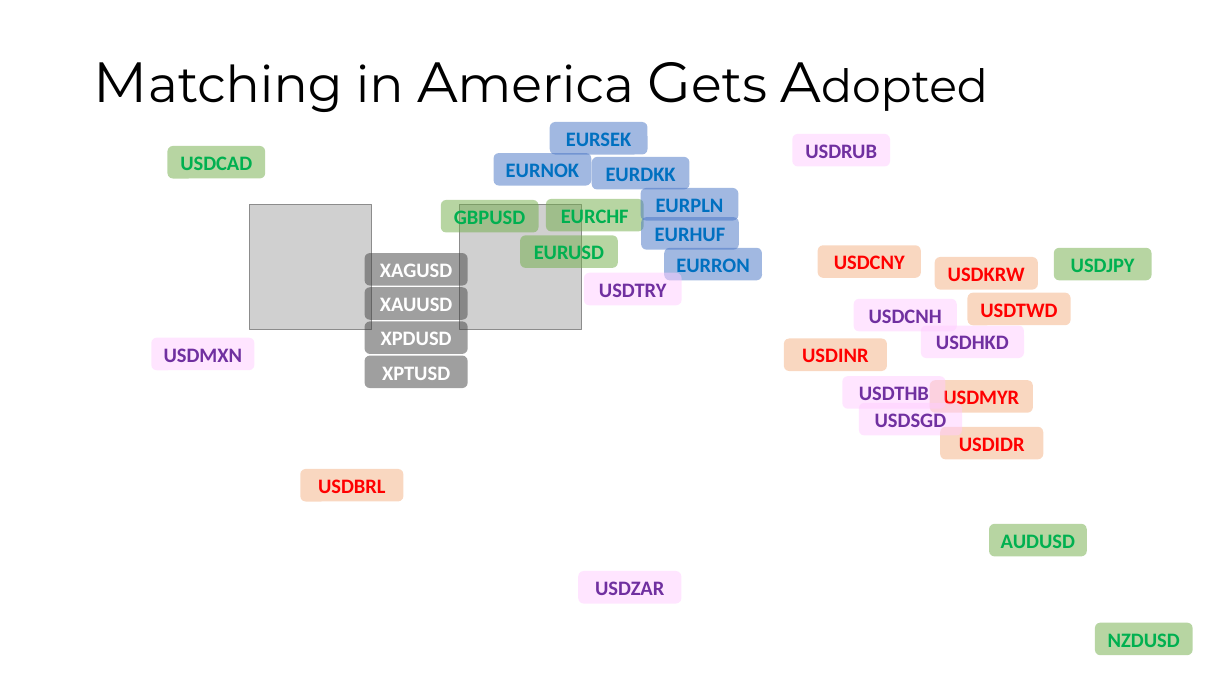
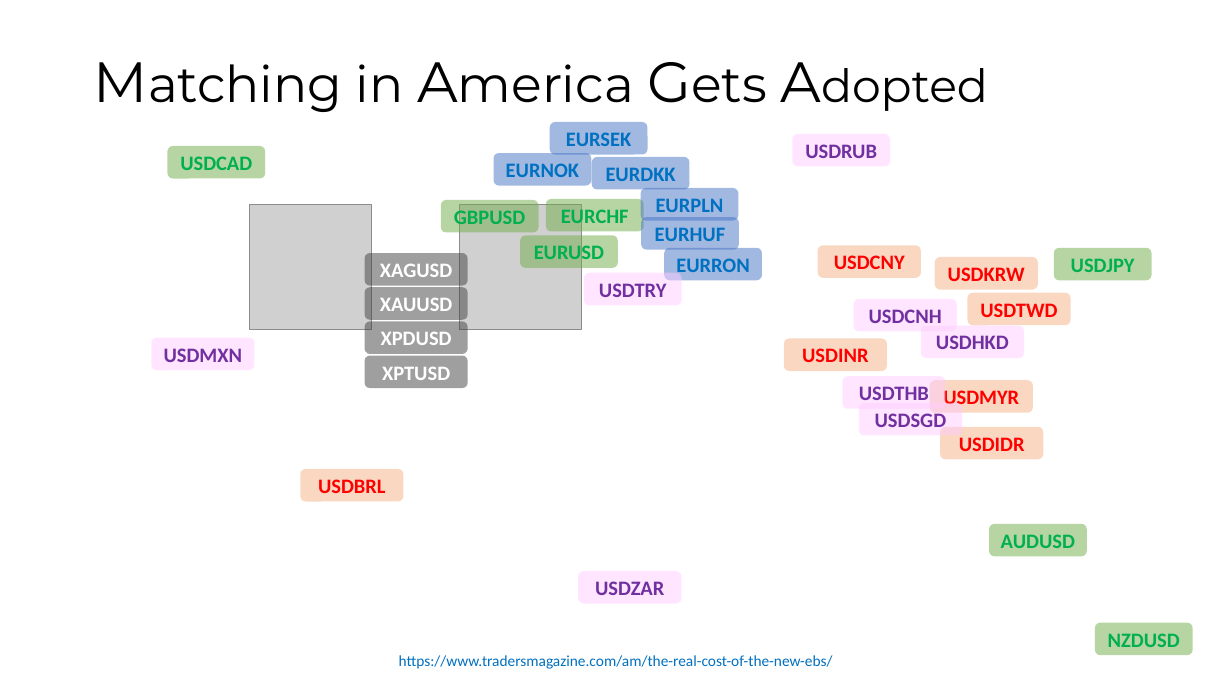
Before and after one commit to maatt4code/PicsAndStuff, a slide deck: slide 15 of Presentation/FXMM.pptx (slide 14 before the commit). Drawn at 1232x693 pixels with LibreOffice and Linux fonts; fonts in the diff are those of the drawing; grey boxes stand for pictures; background and template pictures are left out. Boxes give left, top, right and bottom in pixels: in the first picture for what was removed or moved away, otherwise in the second. Text is boxed around its words. In the diff, an @@ line names an element or a change of style, - is before the commit and + after.

```diff
--- a/Presentation/FXMM.pptx
+++ b/Presentation/FXMM.pptx
@@ text added at (399, 655, 833, 669), 12 pt, text #0070C0 @@
+https://www.tradersmagazine.com/am/the-real-cost-of-the-new-ebs/
```
Also in this commit, not shown: 1 other slide changed, 3 slides added, 1 slide removed, 2 other files.
